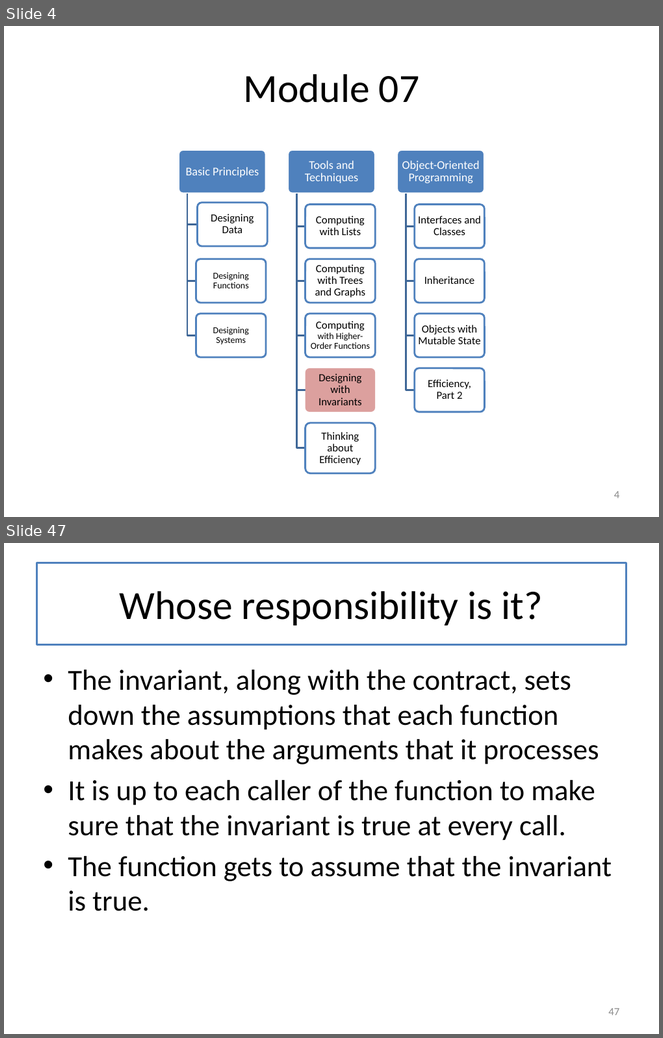
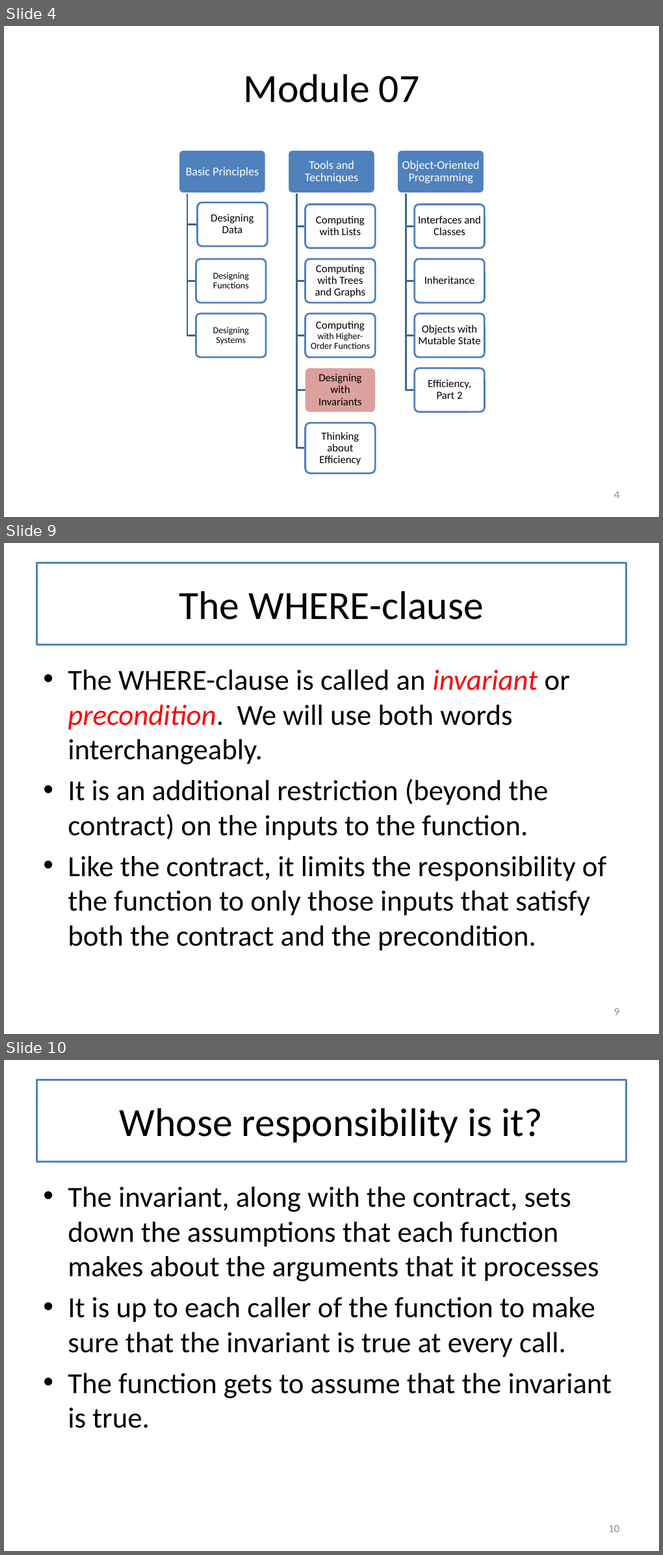
Before and after one commit to mwand/cs5010f17, a slide deck: Slides/Lesson 7.1-7.3 Invariants Combined.pptx. Shown one above the other, each under a label of ours: slides 4 and 47 before the commit, slides 4, 9 and 10 after it; the slides between them are not shown. The pictures are 663x1038 and 663x1555 pixels, drawn with LibreOffice and Linux fonts; fonts in the diff are those of the drawing. Boxes give left, top, right and bottom in pixels: in the first picture for what was removed or moved away, otherwise in the second. Text is boxed around its words. In the diff, an @@ line names an element or a change of style, - is before the commit and + after.

```diff
--- a/Slides/Lesson 7.1-7.3 Invariants Combined.pptx
+++ b/Slides/Lesson 7.1-7.3 Invariants Combined.pptx
@@ slide 9 added at (4, 543, 659, 1034), background #FFFFFF @@
@@ title added at (36, 563, 627, 644), fill #FFFFFF, outline #4F81BD 2.25 pt, 44 pt, text #000000 @@
+The WHERE-clause
@@ text added at (68, 670, 607, 951), 32 pt, text #000000 @@
+• The WHERE-clause is called an invariant or precondition. We will use both words interchangeably.
+• It is an additional restriction (beyond the contract) on the inputs to the function.
+• Like the contract, it limits the responsibility of the function to only those inputs that satisfy both the contract and the precondition.
@@ page number added at (614, 1008, 620, 1016), 12 pt, text #8C8C8C @@
+9
@@ what was slide 47 is now slide 10 @@
@@ page number at (608, 1525, 620, 1533): text changed @@
-47
+10
```
Also in this commit, not shown: 6 other slides added.
